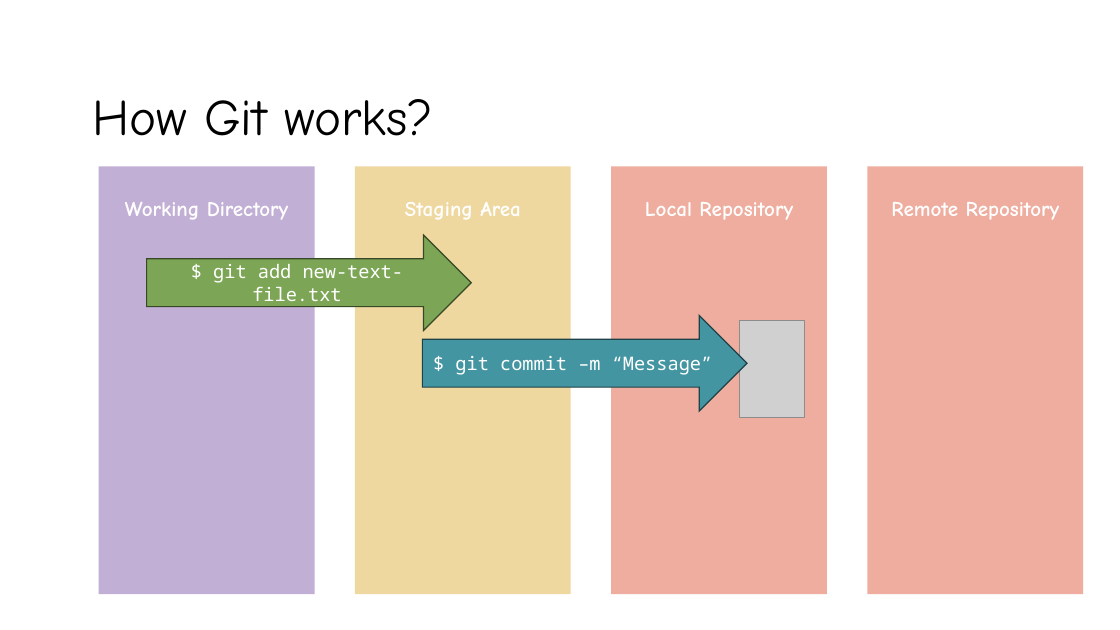
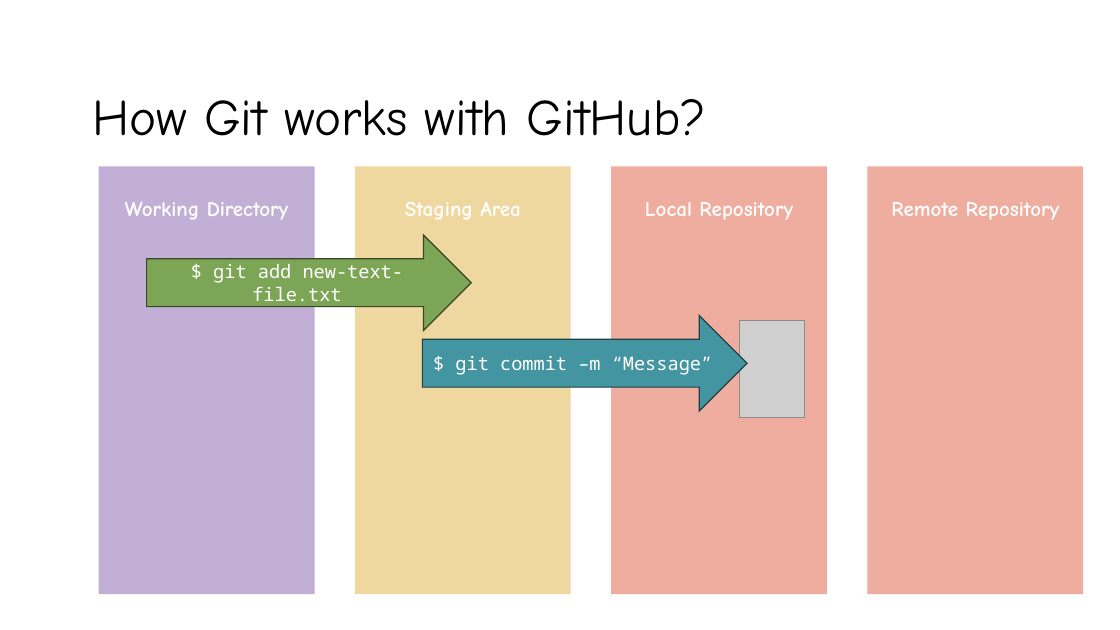
Before and after one commit to microsoft/workshop-library, a slide deck: slide 27 of full/intro-git-github-version-control/slides.pptx (slide 28 before the commit). Drawn at 1120x630 pixels with LibreOffice and Linux fonts; fonts in the diff are those of the drawing; grey boxes stand for pictures. Boxes give left, top, right and bottom in pixels: in the first picture for what was removed or moved away, otherwise in the second. Text is boxed around its words. In the diff, an @@ line names an element or a change of style, - is before the commit and + after.

```diff
--- a/full/intro-git-github-version-control/slides.pptx
+++ b/full/intro-git-github-version-control/slides.pptx
@@ title at [92,99,707,136]: text changed @@
-How Git works?
+How Git works with GitHub?
```
Also in this commit, not shown: 5 other slides changed, 1 slide removed.
